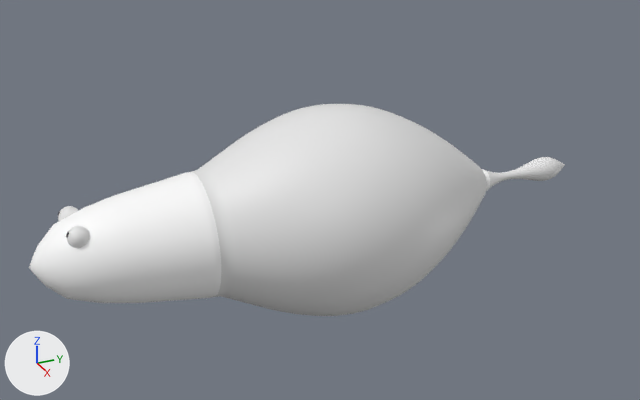
The FBX model SwishTheFishDEMO/Assets/Models/fish124.fbx: old version first, new version second.
Camera for both pictures: a 50 mm lens placed at (15.21, -10.78, 7.87), pointed at (-0.37, -3.77, 0.08). Every picture has the same lights, and +X, +Y and +Z are marked at lower left. The older version comes first.

Names of what the first picture shows: 'Fish'.
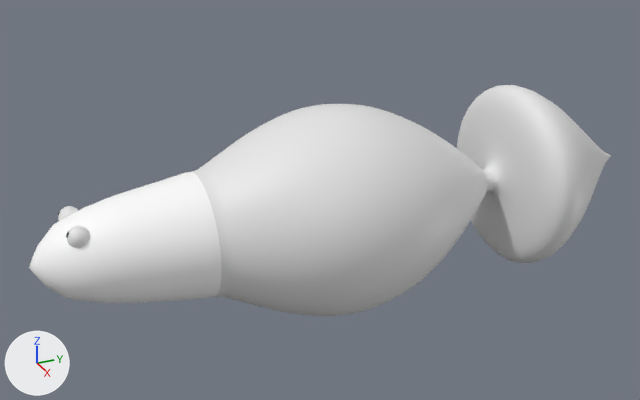
The change in detail:
me_headmesh1_031 is used by ob_fish; location (0.0, 0.0, 0.0).
me_headmesh1_031 had 5733 vertices, 5817 faces and spanned x -2.22..2.22, y -9.77..2.34, z -2.19..2.19.
me_headmesh1_031 now has 5733 vertices, 5785 faces and spans x -2.22..2.22, y -9.77..3.68, z -2.19..2.19.
me_headmesh1_031 part 1: 384 vertices moved from x -0.21..0.21, y 0.18..0.96, z -0.21..0.21 to x -1.22..1.22, y 0.18..0.43, z -1.22..1.22; 1120 vertices removed from x -0.27..0.27, y 1.02..2.34, z -0.27..0.27; 1120 vertices added at x -2.05..2.05, y 0.43..3.68, z -2.05..2.05.
me_headmesh1_031 part 2: 32 faces spanning x -0.25..0.25, y 0.0..0.1, z -0.25..0.25 switch from mat_headmaterial_147 (white #ffffff) to mat_bodymaterial_148 (white #e7e7e7).

Pixel boxes [x1, y1, x2, y2] of what changed, in the pictures (640 x 400 px; the box of a moved part takes in the faces that stretch with it):
'Fish', reshaped (9% wider, 9% taller)
    before: [29, 104, 565, 316]
    after: [29, 85, 611, 316]
part 1 of me_headmesh1_031, moved or reshaped
    before: [516, 157, 565, 181]
    after: [457, 85, 611, 263]
part 2 of me_headmesh1_031, recoloured
    both: [482, 169, 490, 191]
